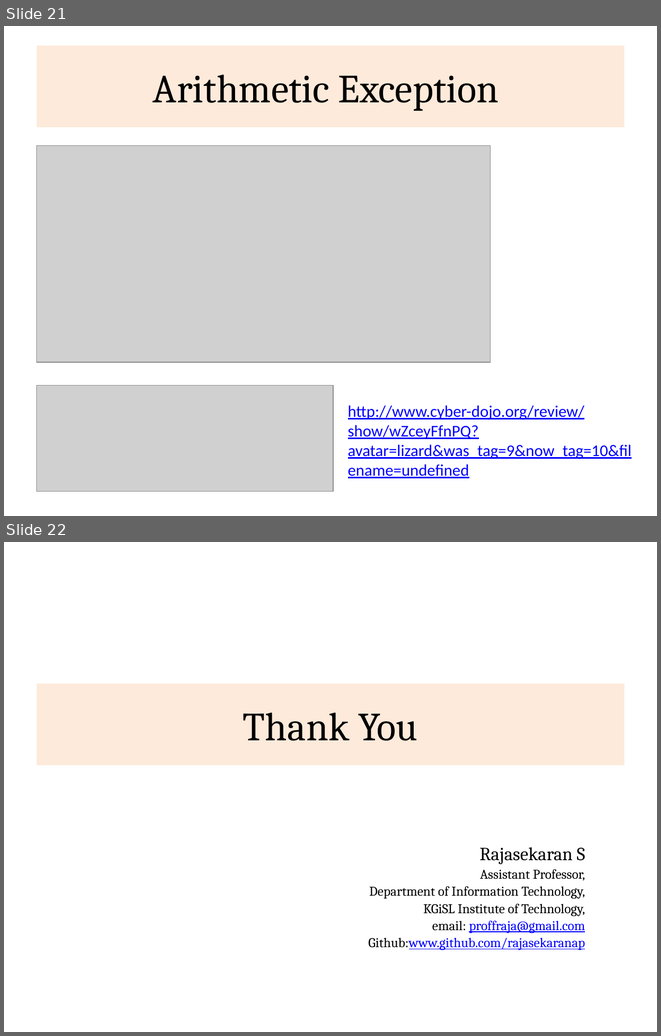
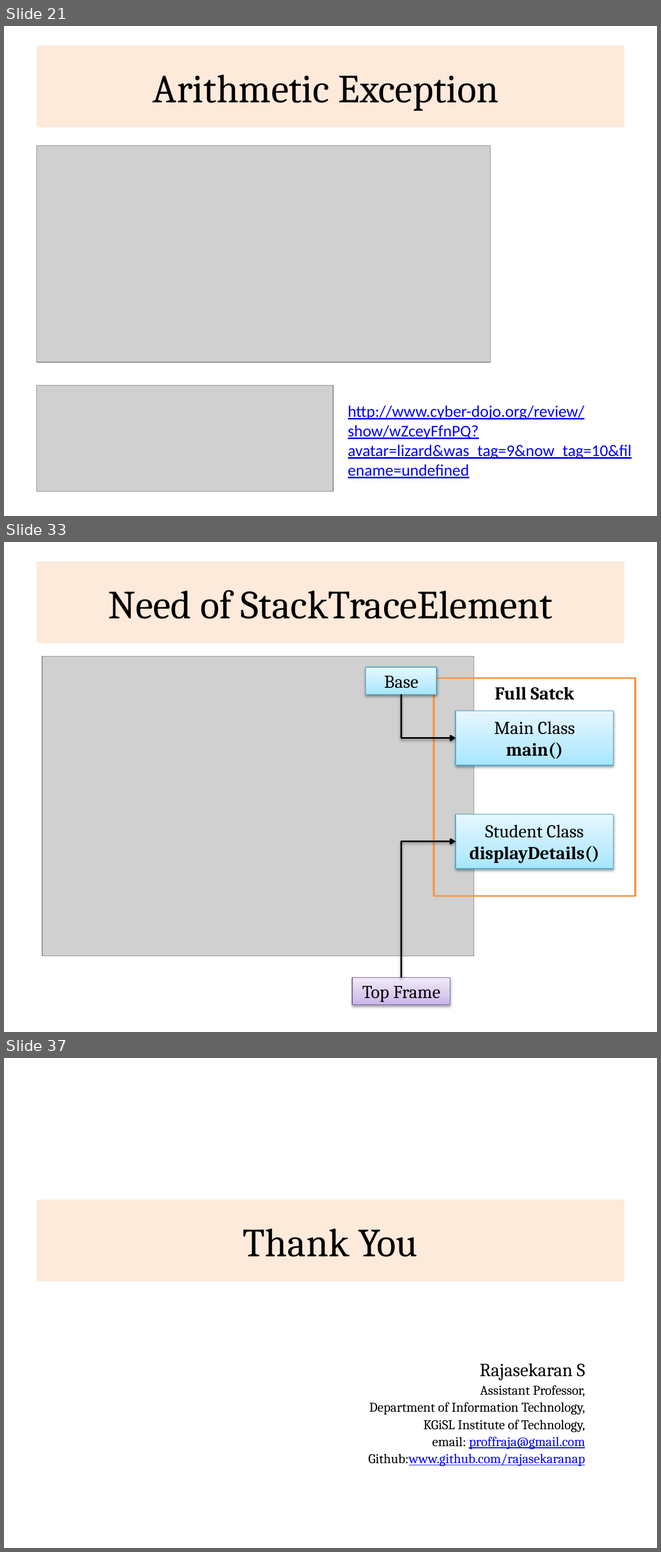
Before and after one commit to rajasekaran36/CS8392-OOPS, a slide deck: Slides/Unit 3/CS8392-U2-Exceptions.pptx. Shown one above the other, each under a label of ours: slides 21 and 22 before the commit, slides 21, 33 and 37 after it; the slides between them are not shown. The pictures are 661x1036 and 661x1552 pixels, drawn with LibreOffice and Linux fonts; fonts in the diff are those of the drawing; grey boxes stand for pictures. Boxes give left, top, right and bottom in pixels: in the first picture for what was removed or moved away, otherwise in the second. Text is boxed around its words. In the diff, an @@ line names an element or a change of style, - is before the commit and + after.

```diff
--- a/Slides/Unit 3/CS8392-U2-Exceptions.pptx
+++ b/Slides/Unit 3/CS8392-U2-Exceptions.pptx
@@ slide 33 added at box(4, 542, 657, 1032), background #FFFFFF @@
@@ title added at box(37, 562, 624, 643), fill #FDEADA, 44 pt, text #000000 @@
+Need of StackTraceElement
@@ picture added at box(42, 656, 474, 955) @@
@@ rectangle added at box(366, 668, 436, 695), fill gradient #A7E6FF to #C1EDFF to #E7F8FF, outline #46AAC5 0.75 pt, 20 pt, text #000000 @@
+Base
@@ rectangle added at box(434, 678, 635, 896), outline #F79646 2 pt, 20 pt, text #000000, bold @@
+Full Satck
@@ elbow arrow added from (401, 694) to (456, 738), #000000 2 pt @@
@@ rectangle added at box(456, 711, 614, 765), fill gradient #A7E6FF to #C1EDFF to #E7F8FF, outline #46AAC5 0.75 pt, 20 pt, text #000000 @@
+Main Class
+main()
@@ rectangle added at box(456, 814, 614, 868), fill gradient #A7E6FF to #C1EDFF to #E7F8FF, outline #46AAC5 0.75 pt, 20 pt, text #000000, bold @@
+Student Class
+displayDetails()
@@ elbow arrow added from (401, 978) to (456, 841), #000000 2 pt @@
@@ rectangle added at box(352, 978, 450, 1005), fill gradient #C9B5E8 to #D8CBEE to #F0EAF9, outline #7D60A0 0.75 pt, 20 pt, text #000000 @@
+Top Frame
@@ what was slide 22 is now slide 37 @@
```
Also in this commit, not shown: 14 other slides added.
